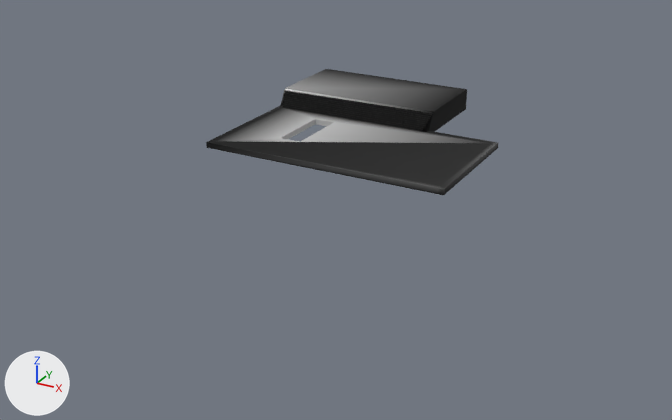
An edit to the Blender file house.blend, drawn before and after from the same camera.
Before and after are seen from a 50 mm lens placed at (35.2, -68.9, 30.2), pointed at (-0.8, -3.4, -2.6). The lights are fixed; the arrows at lower left show +X, +Y and +Z. The older version comes first. The same objects are shown in both versions, whatever each file hides.

Objects in the first picture: 'Floor2-r'.
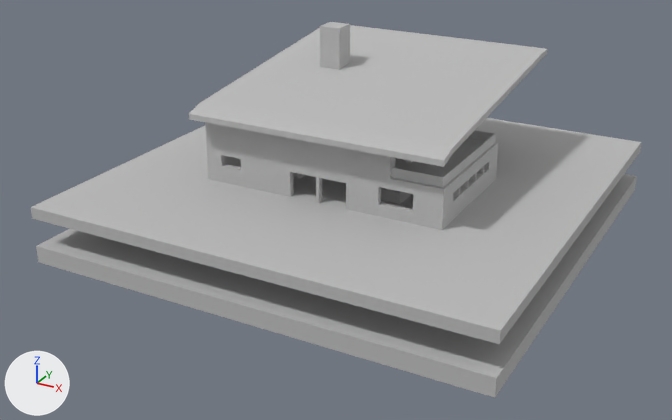
Not visible in the pictures: part 1 of me_cube_004.

What changed in the scene script:
```text
Change mat_blockout:
    where n3 = _N.new('ShaderNodeMix'); n3.name = 'Mix'
    n3.inputs[0].default_value: 1.0 -> 0.0  # 'Factor'
Change me_cube_004:
    used by ob_floor2_r; location = (0.0, 0.0, 0.0)
    remove me_cube_004.from_pydata(...)  # 104 vertices, 79 faces; spans x -11.0..11.0, y -8.0..13.0, z 2.9..4.9
    add me_cube_004.from_pydata(...)  # 971 vertices, 580 faces; spans x -20.0..20.0, y -20.0..20.0, z -5.0..11.8
    me_cube_004 part 1: a new loose piece, a box spanning x 4.0..6.0, y -5.0..1.0, z 2.25..2.75, in mat_blockout (its picture is missing)
    me_cube_004 part 2: 50 vertices removed from x -11.0..4.5, y 3.5..13.0, z 3.4..4.9; 909 vertices added at x -20.0..20.0, y -20.0..20.0, z -5.0..11.8
Change ob_floor2_r:
    remove _m = ob_floor2_r.modifiers.new('Boolean', 'BOOLEAN')
    remove _m.object = ob_stairhole_r
```

Location of each change, [x1, y1, x2, y2] in pixels of the pictures (672 x 420 px):
'Floor2-r', surface changed, reshaped, modifiers changed (black to grey, 109% wider, 197% taller): before [206, 69, 498, 195]; after [31, 22, 641, 398]
part 2 of me_cube_004, built on: before [281, 69, 467, 131]
